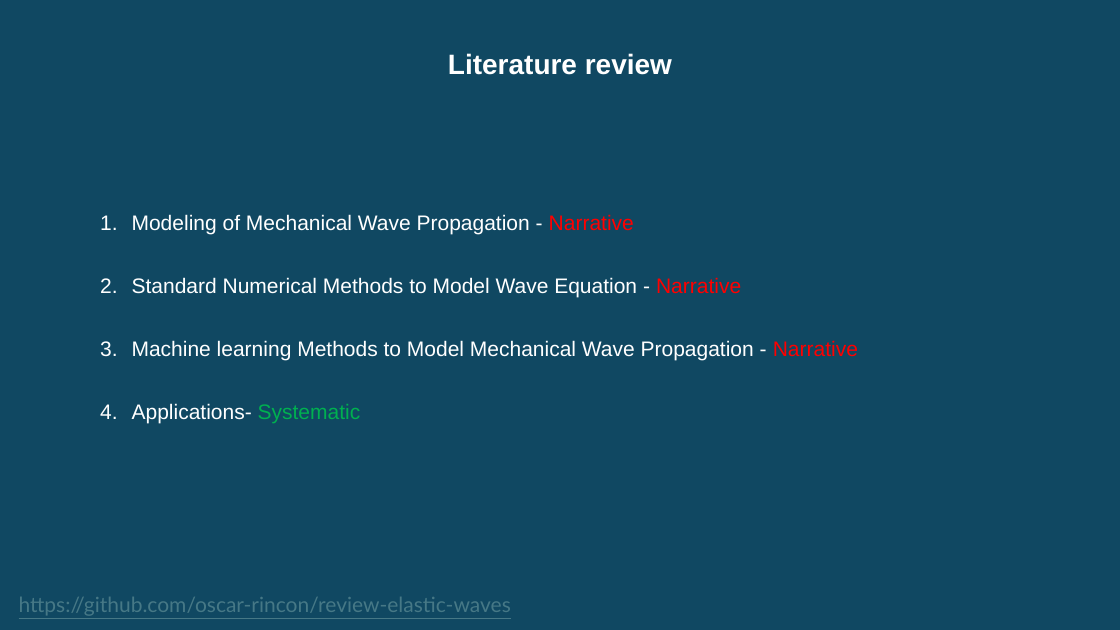
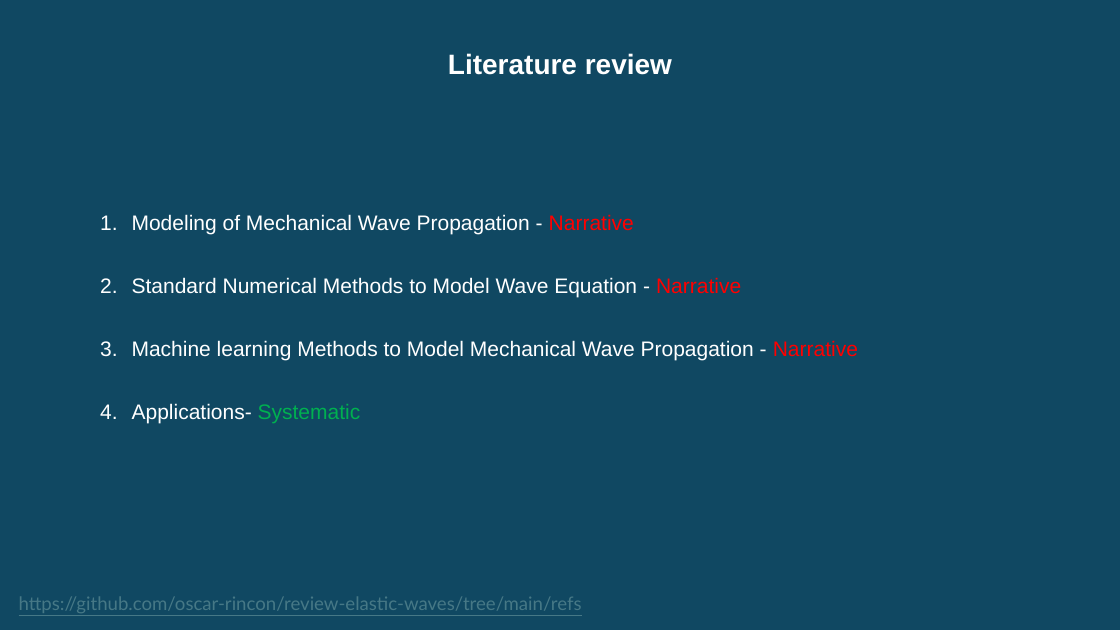
Before and after one commit to oscar-rincon/Review-Seismic-Waves, a slide deck: slide 3 of slides/reunión_27_07_2024.pptx. Drawn at 1120x630 pixels with LibreOffice and Linux fonts; fonts in the diff are those of the drawing. Boxes give left, top, right and bottom in pixels: in the first picture for what was removed or moved away, otherwise in the second. Text is boxed around its words. In the diff, an @@ line names an element or a change of style, - is before the commit and + after.

```diff
--- a/slides/reunión_27_07_2024.pptx
+++ b/slides/reunión_27_07_2024.pptx
@@ text at (19, 597, 582, 613): text changed; size 18 to 16 pt @@
-https://github.com/oscar-rincon/review-elastic-waves
+https://github.com/oscar-rincon/review-elastic-waves/tree/main/refs
```
Also in this commit, not shown: 4 other slides changed, 2 slides added, 1 slide removed, 2 other files.
